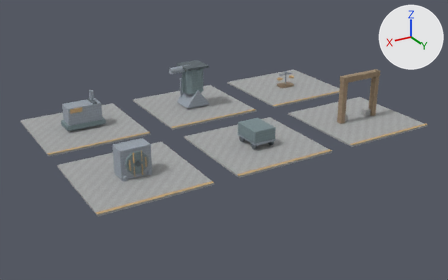
One commit to the glTF model development/levels/primitive-props-v1/site-kits/level_blockout_kit_wld_05_p01.glb: the scene before it, then after it.
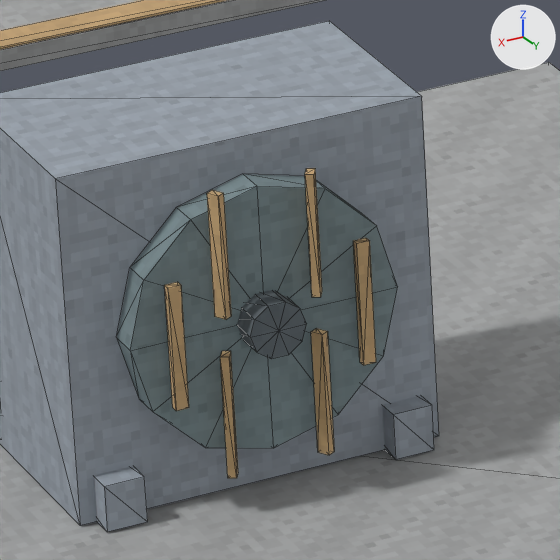
There are two pictures of each version: one whole from a camera (50 mm lens) standing at (16.97, 28.48, 13.11) and looking at (0.36, 0.8, -0.72), one close up on the part from 26% to 36% of the width and 49% to 66% of the height. Lighting does not change. The marker at upper right points along +X, +Y and +Z. The last two pictures show the newer version. The close-ups show mesh edges as thin lines. Vertices at exactly the same position are counted once.

The older version as bpy lines, for what is in view:
```python
me_dead_man_s_claim_map_kit_contact_room = bpy.data.meshes.new("Dead Man's Claim map-kit contact room")
me_dead_man_s_claim_map_kit_contact_room.from_pydata(...)  # 636 vertices, 1048 faces; spans x -9.8..9.8, y -6.3..6.3, z -0.1..2.7
# faces by material slot: [96, 236, 48, 144, 220, 304]
me_dead_man_s_claim_map_kit_contact_room.materials.append(mat_blockout_stone)
me_dead_man_s_claim_map_kit_contact_room.materials.append(mat_blockout_accent)
me_dead_man_s_claim_map_kit_contact_room.materials.append(mat_blockout_wood)
me_dead_man_s_claim_map_kit_contact_room.materials.append(mat_blockout_industrial)
me_dead_man_s_claim_map_kit_contact_room.materials.append(mat_blockout_metal)
me_dead_man_s_claim_map_kit_contact_room.materials.append(mat_blockout_dark)
ob_level_blockout_kit_wld_05_p01 = bpy.data.objects.new('level_blockout_kit_wld_05_p01', me_dead_man_s_claim_map_kit_contact_room)
ob_level_blockout_kit_wld_05_p01.location = (0.0, 0.0, 0.0)
```
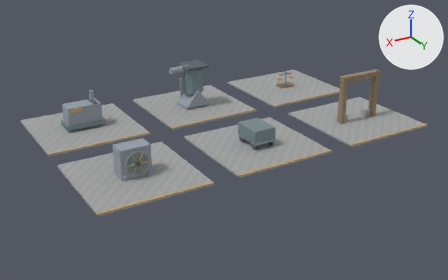
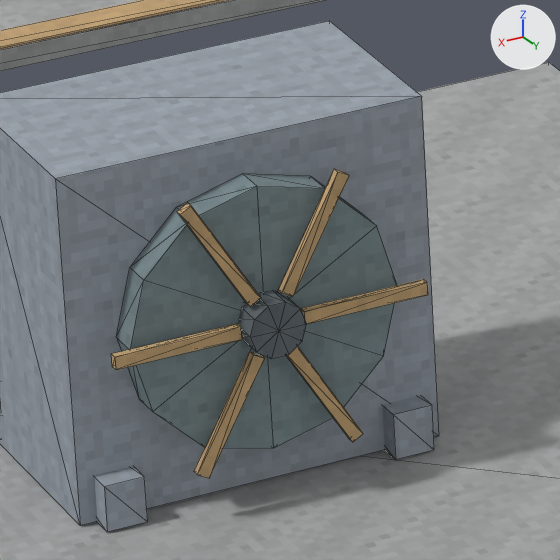
What differs and where, as boxes [x1, y1, x2, y2] in the close-ups (560 x 560 px; the box of a moved part takes in the faces that stretch with it):
part 1 of me_dead_man_s_claim_map_kit_contact_room, moved or reshaped: before [164, 282, 189, 411]; after [111, 324, 242, 370]
part 2 of me_dead_man_s_claim_map_kit_contact_room, moved or reshaped: before [207, 190, 231, 319]; after [177, 203, 261, 307]
part 3 of me_dead_man_s_claim_map_kit_contact_room, moved or reshaped: before [305, 168, 322, 297]; after [278, 169, 349, 297]
part 4 of me_dead_man_s_claim_map_kit_contact_room, moved or reshaped: before [353, 238, 376, 365]; after [301, 279, 428, 324]
part 5 of me_dead_man_s_claim_map_kit_contact_room, moved or reshaped: before [311, 328, 334, 455]; after [286, 346, 363, 442]
part 6 of me_dead_man_s_claim_map_kit_contact_room, moved or reshaped: before [220, 351, 238, 478]; after [194, 351, 265, 478]

The edits, one by one:
me_dead_man_s_claim_map_kit_contact_room has 636 vertices, 1048 faces and spans x -9.8..9.8, y -6.3..6.3, z -0.1..2.7.
me_dead_man_s_claim_map_kit_contact_room is used by ob_level_blockout_kit_wld_05_p01; location (0.0, 0.0, 0.0).
me_dead_man_s_claim_map_kit_contact_room part 1: the loose piece of 8 vertices spanning x 7.4, y 4.1..4.2, z 0.5..1.0 is turned 90 degrees about the y axis through its middle.
me_dead_man_s_claim_map_kit_contact_room part 2: the loose piece of 8 vertices spanning x 7.2, y 4.1..4.2, z 0.9..1.4 is multiplied about its middle by the matrix ((0.433, -0.75, 0.5), (0.866, 0.5, 0.0), (-0.25, 0.433, 0.866)).
me_dead_man_s_claim_map_kit_contact_room part 3: the loose piece of 8 vertices spanning x 6.8, y 4.1..4.2, z 0.9..1.4 is multiplied about its middle by the matrix ((-0.433, -0.75, -0.5), (0.866, -0.5, 0.0), (-0.25, -0.433, 0.866)).
me_dead_man_s_claim_map_kit_contact_room part 4: the loose piece of 8 vertices spanning x 6.6, y 4.1..4.2, z 0.5..1.0 is multiplied about its middle by the matrix ((0.0, 0.0, -1.0), (0.0, -1.0, 0.0), (-1.0, 0.0, 0.0)).
me_dead_man_s_claim_map_kit_contact_room part 5: the loose piece of 8 vertices spanning x 6.8, y 4.1..4.2, z 0.2..0.7 is multiplied about its middle by the matrix ((0.433, -0.75, -0.5), (-0.866, -0.5, 0.0), (-0.25, 0.433, -0.866)).
me_dead_man_s_claim_map_kit_contact_room part 6: the loose piece of 8 vertices spanning x 7.2, y 4.1..4.2, z 0.2..0.7 is multiplied about its middle by the matrix ((-0.433, -0.75, 0.5), (-0.866, 0.5, 0.0), (-0.25, -0.433, -0.866)).
